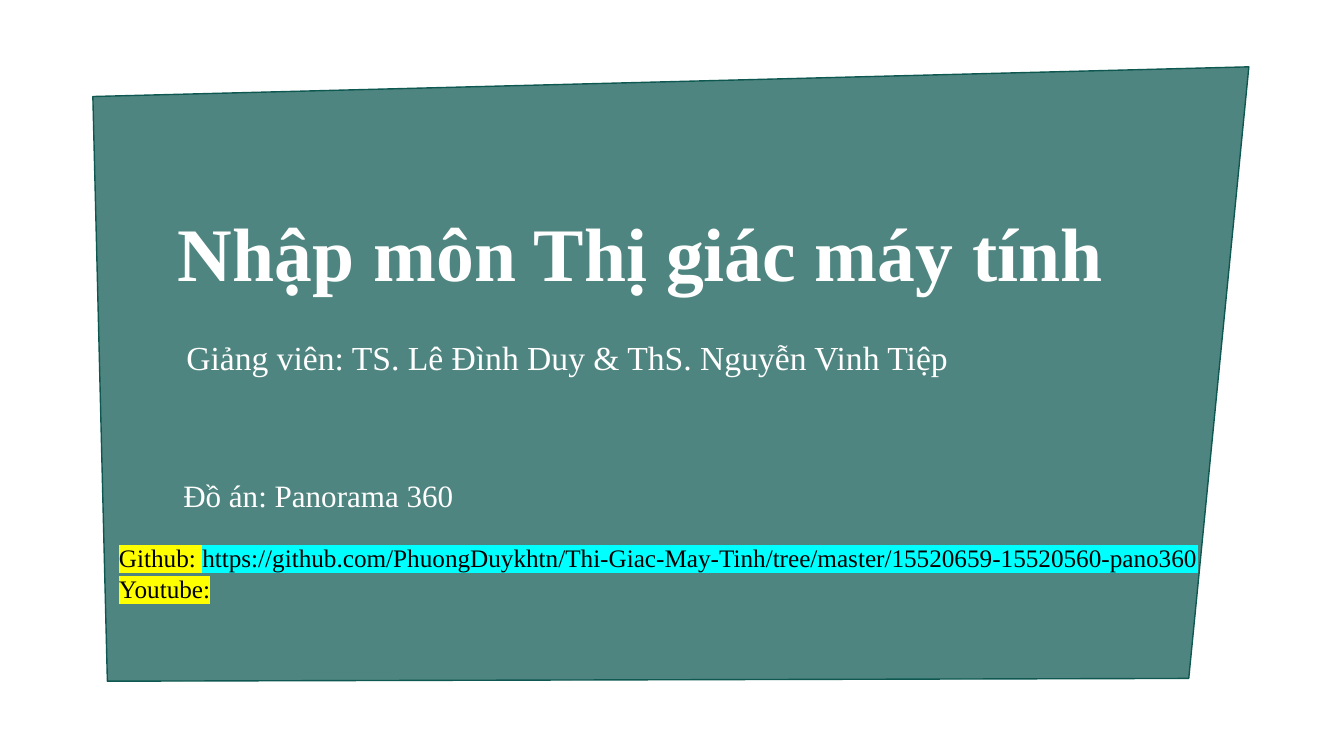
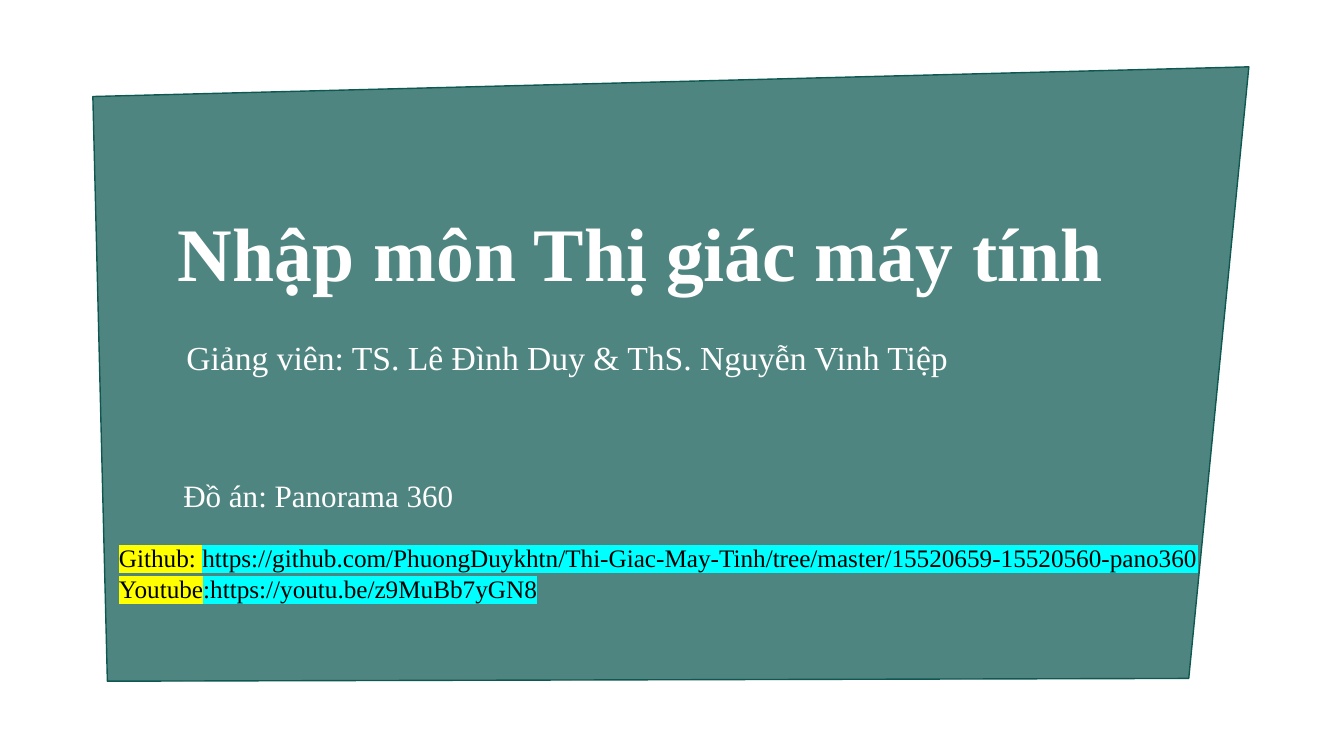
Before and after one commit to PhuongDuykhtn/Thi-Giac-May-Tinh, a slide deck: slide 1 of 15520659-15520560-pano360/Slide-bao-cao.pptx. Drawn at 1344x756 pixels with LibreOffice and Linux fonts; fonts in the diff are those of the drawing; background and template pictures are left out. Boxes give left, top, right and bottom in pixels: in the first picture for what was removed or moved away, otherwise in the second. Text is boxed around its words. In the diff, an @@ line names an element or a change of style, - is before the commit and + after.

Commit message:
slide-update-ver2

```diff
--- a/15520659-15520560-pano360/Slide-bao-cao.pptx
+++ b/15520659-15520560-pano360/Slide-bao-cao.pptx
@@ text at box(119, 578, 537, 604): text changed @@
-Youtube:
+Youtube:https://youtu.be/z9MuBb7yGN8
```
